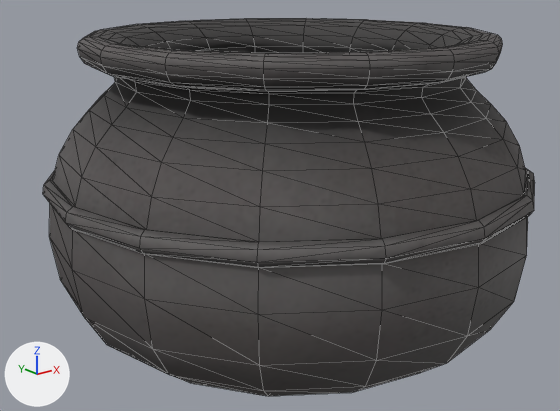
The FBX model Smoking Pot/Assets/Art/cauldron_01.fbx as it was, and as the next commit left it.
Before and after are seen from a camera (50 mm lens) standing at (-1.035, -1.258, 0.813) and looking at (-0.023, 0.006, 0.307). Lighting does not change. The marker at lower left points along +X, +Y and +Z. Mesh edges are drawn as thin lines. Where no turn or scale is listed for an object, it has been applied to the vertices.

Objects in the first picture: 'cauldron_uv:mesh_cauldron'.
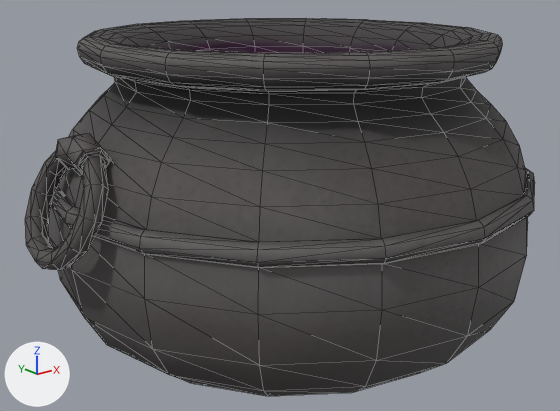
Boxes (x1, y1, x2, y2) around the edits, measured in the pictures (560 x 411 px):
```json
{"object": "cauldron_uv:mesh_cauldron", "change": "reshaped", "before": [43, 18, 535, 396], "after": [25, 18, 535, 396]}
{"part": 1, "of": "me_mesh", "change": "added", "after": [25, 134, 111, 270]}
```

Edits to the scene script, one JSON object a line:
```json
{"op": "add", "block": "mat_mat_liquid", "code": ["mat_mat_liquid = principled_material('mat_liquid')", "mat_mat_liquid.base_color = (1.0, 0.0, 1.0)  # pink #ff00ff"]}
{"block": "me_mesh", "where": "# used by ob_cauldron_uv_mesh_cauldron; location = (0.0, 0.0, 0.0)"}
{"op": "remove", "block": "me_mesh", "code": "me_mesh.from_pydata(...)  # 545 vertices, 1086 faces; spans x -0.515..0.515, y -0.515..0.515, z 0.0..0.678"}
{"op": "add", "block": "me_mesh", "code": "me_mesh.from_pydata(...)  # 737 vertices, 1470 faces; spans x -0.575..0.575, y -0.515..0.515, z 0.0..0.678"}
{"block": "me_mesh", "change": "me_mesh part 1: a new loose piece of 96 vertices spanning x -0.575..-0.439, y -0.12..0.12, z 0.297..0.526, in mat_mat_cauldron_placeholder"}
{"op": "add", "block": "me_mesh", "code": "me_mesh.materials.append(mat_mat_liquid)  # pink #ff00ff"}
```
